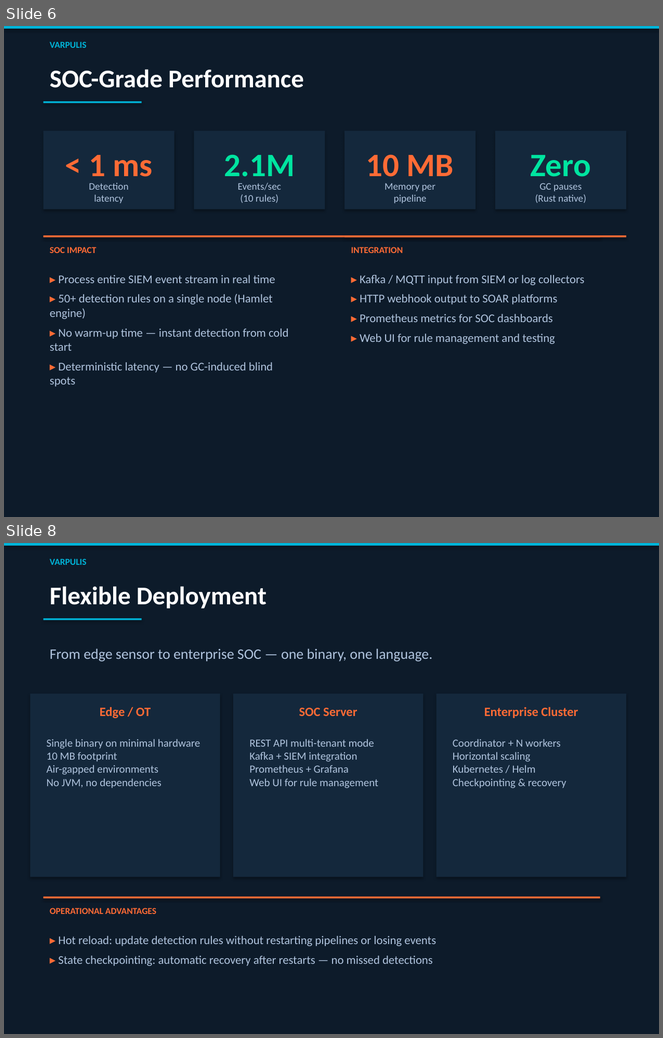
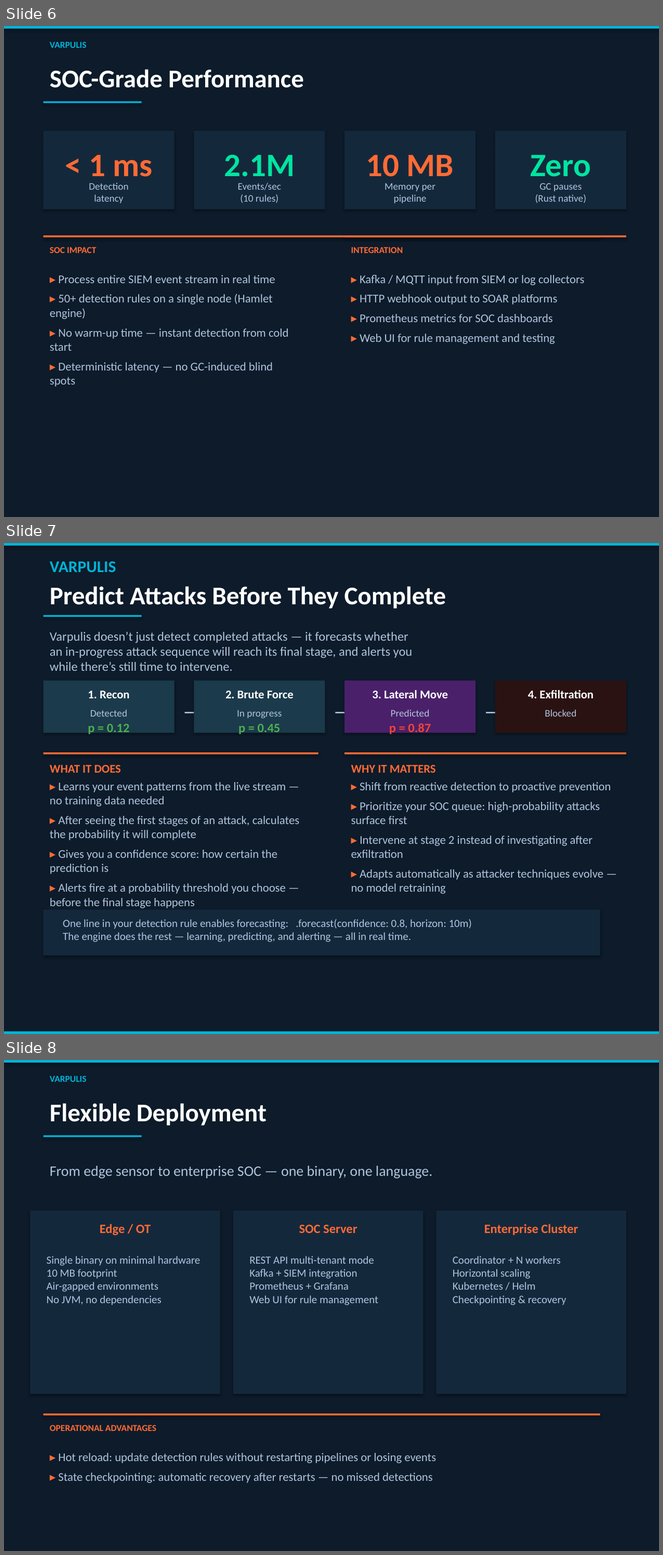
Before and after one commit to varpulis/varpulis, a slide deck: presentations/Varpulis_Cybersecurity.pptx. Shown one above the other, each under a label of ours: slides 6 and 8 before the commit, slides 6, 7 and 8 after it; the slides between them are not shown. The pictures are 663x1038 and 663x1555 pixels, drawn with LibreOffice and Linux fonts; fonts in the diff are those of the drawing. Boxes give left, top, right and bottom in pixels: in the first picture for what was removed or moved away, otherwise in the second. Text is boxed around its words. In the diff, an @@ line names an element or a change of style, - is before the commit and + after.

```diff
--- a/presentations/Varpulis_Cybersecurity.pptx
+++ b/presentations/Varpulis_Cybersecurity.pptx
@@ slide 7 added at (4,543,659,1034), background #0D1B2A @@
@@ rectangle added at (4,543,659,546), fill #00B4D8 @@
@@ text added at (50,561,116,572), 18 pt, text #00B4D8, bold @@
+VARPULIS
@@ text added at (50,586,447,609), 28 pt, text #FFFFFF, bold @@
+Predict Attacks Before They Complete
@@ rectangle added at (44,615,142,617), fill #00B4D8 @@
@@ text added at (50,632,413,671), 14 pt, text #B0C4DE @@
+Varpulis doesn’t just detect completed attacks — it forecasts whether
+an in-progress attack sequence will reach its final stage, and alerts you
+while there’s still time to intervene.
@@ rectangle added at (44,681,175,733), fill #1B3A4B @@
@@ rectangle added at (194,681,325,733), fill #1B3A4B @@
@@ rectangle added at (345,681,476,733), fill #4A206A @@
@@ rectangle added at (495,681,626,733), fill #2A1212 @@
@@ text added at (88,691,130,698), 13 pt, text #FFFFFF, bold @@
+1. Recon
@@ text added at (178,697,191,717), 20 pt, text #B0C4DE @@
+→
@@ text added at (226,691,294,698), 13 pt, text #FFFFFF, bold @@
+2. Brute Force
@@ text added at (328,697,341,717), 20 pt, text #B0C4DE @@
+→
@@ text added at (372,690,448,698), 13 pt, text #FFFFFF, bold @@
+3. Lateral Move
@@ text added at (479,697,492,717), 20 pt, text #B0C4DE @@
+→
@@ text added at (528,690,594,698), 13 pt, text #FFFFFF, bold @@
+4. Exfiltration
@@ text added at (90,709,127,717), 11 pt, text #B0C4DE @@
+Detected
@@ text added at (237,710,282,719), 11 pt, text #B0C4DE @@
+In progress
@@ text added at (391,709,430,717), 11 pt, text #B0C4DE @@
+Predicted
@@ text added at (545,709,577,717), 11 pt, text #B0C4DE @@
+Blocked
@@ text added at (88,724,130,735), 14 pt, text #4CAF50, bold @@
+p = 0.12
@@ text added at (239,724,281,735), 14 pt, text #4CAF50, bold @@
+p = 0.45
@@ text added at (389,723,431,735), 14 pt, text #F44336, bold @@
+p = 0.87
@@ rectangle added at (44,753,319,755), fill #FF6B35 @@
@@ rectangle added at (345,753,626,755), fill #FF6B35 @@
@@ text added at (50,765,121,773), 13 pt, text #FF6B35, bold @@
+WHAT IT DOES
@@ text added at (351,765,436,773), 13 pt, text #FF6B35, bold @@
+WHY IT MATTERS
@@ text added at (50,782,299,909), 13 pt, text #B0C4DE @@
+▸ Learns your event patterns from the live stream — no training data needed
+▸ After seeing the first stages of an attack, calculates the probability it will complete
+▸ Gives you a confidence score: how certain the prediction is
+▸ Alerts fire at a probability threshold you choose — before the final stage happens
@@ text added at (351,782,611,894), 13 pt, text #B0C4DE @@
+▸ Shift from reactive detection to proactive prevention
+▸ Prioritize your SOC queue: high-probability attacks surface first
+▸ Intervene at stage 2 instead of investigating after exfiltration
+▸ Adapts automatically as attacker techniques evolve — no model retraining
@@ rectangle added at (44,910,600,956), fill #14283C @@
@@ text added at (63,919,472,942), 12 pt, text #B0C4DE @@
+One line in your detection rule enables forecasting: .forecast(confidence: 0.8, horizon: 10m)
+The engine does the rest — learning, predicting, and alerting — all in real time.
@@ rectangle added at (4,1032,659,1034), fill #00B4D8 @@
```
Also in this commit, not shown: 2 slides changed, 1 other slide added, 1 slide removed, 2 other files.
